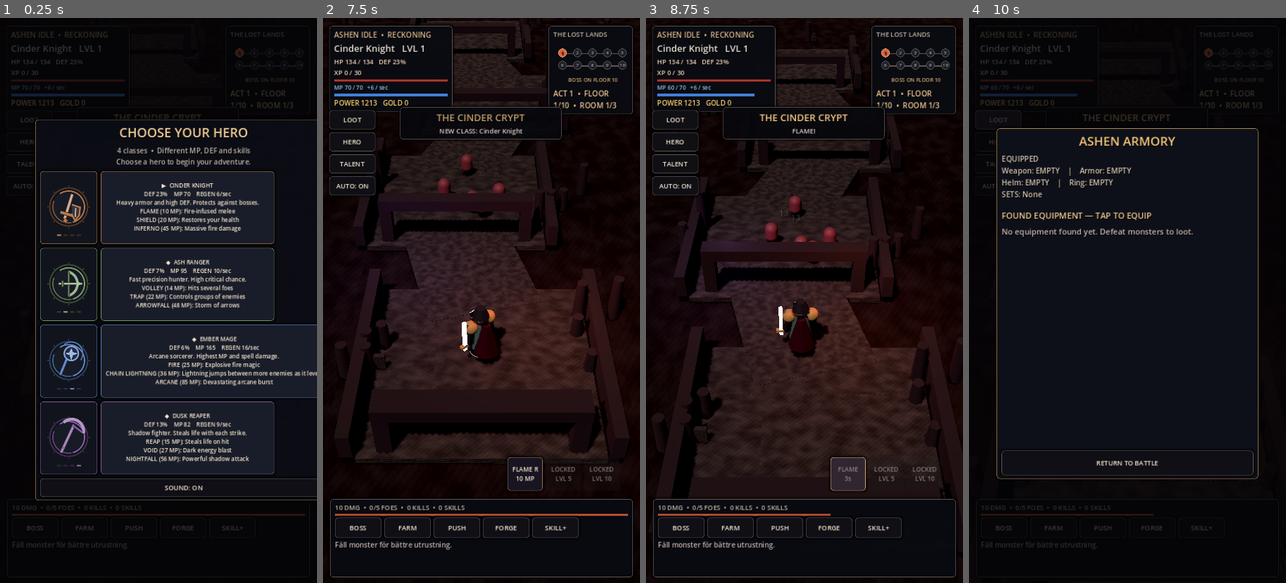
Above: before the commit, frames 1-4 (left to right).
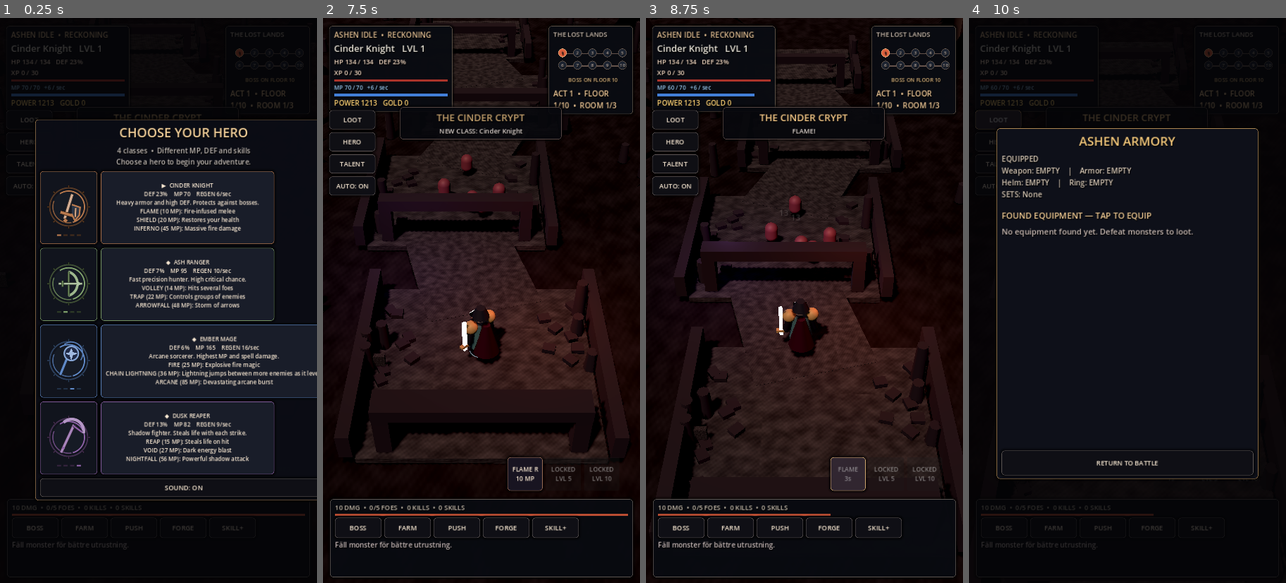
Above: after the commit, the same moments.

Repository: bananofil-wq/AshenIdle
Game: Godot game, scene res://scenes/main.tscn
Two runs of this game, one before a commit and one after it. Both use one fixed random seed, a clock stepped at 60 frames per second and the inputs below.
Inputs:
- Up to frame 1 (0.25 s): no input
- Up to frame 2 (7.5 s): click "LOOT" at 0.5 s; click "HERO" at 1.25 s; click "TALENT" at 2 s; click "AUTO: ON" at 2.75 s; click "BOSS" at 3.5 s; click "FARM" at 4.25 s; click "PUSH" at 5 s; click "FORGE" at 5.75 s; click "SKILL+" at 6.5 s; click "▶ CINDER KNIGHT DEF 23% MP 70…" at 7.25 s
- Up to frame 3 (8.75 s): click "FLAME R1 10 MP" at 8 s
- Up to frame 4 (10 s): click "LOOT" at 8.75 s; click "HERO" at 9.5 s

The runs differ from the first frame. In frame 2, 0.6% of the frame differs, in the area x 7-100%, y 0-68%; in frame 3, 0.7%, in the area x 0-100%, y 0-83%; in frame 4, less than 0.1%.

Commit message:
Build visible 3D mountain ridge meshes, branched trees, roots and dense per-room ground details

Diff:
--- a/scripts/dungeon_builder.gd
+++ b/scripts/dungeon_builder.gd
@@ -73,18 +73,88 @@
         _block(parent, center + Vector3(sign * 3.90, 1.10, 0), Vector3(0.65, 2.2, 0.75), stone)
     _block(parent, center + Vector3(0, 2.36, 0), Vector3(8.45, 0.60, 0.90), stone)
 
+func _mountain(parent: Node3D, at: Vector3, height: float, width: float) -> void:
+    # A real faceted mountain mesh with layered slopes and a broken summit.
+    # Unlike placing boxes, its silhouette and cliff faces read at camera distance.
+    var stone := _solid(Color("a5a9ad") if current_theme == 1 else Color("736277") if current_theme == 3 else Color("6c5b55"))
+    stone.vertex_color_use_as_albedo = true
+    var builder := SurfaceTool.new()
+    builder.begin(Mesh.PRIMITIVE_TRIANGLES)
+    var sides: int = 9
+    var ridge: Array = []
+    for i in range(sides):
+        ridge.append(randomizer.randf_range(0.72, 1.16))
+    for tier in range(3):
+        var bottom_h: float = float(tier) / 3.0 * height
+        var top_h: float = float(tier + 1) / 3.0 * height
+        var bottom_scale: float = [1.0, 0.64, 0.32][tier]
+        var top_scale: float = [0.64, 0.32, 0.035][tier]
+        for i in range(sides):
+            var angle0: float = TAU * float(i) / float(sides)
+            var angle1: float = TAU * float(i + 1) / float(sides)
+            var direction0 := Vector3(cos(angle0), 0, sin(angle0))
+            var direction1 := Vector3(cos(angle1), 0, sin(angle1))
+            var p0: Vector3 = direction0 * width * bottom_scale * float(ridge[i]) + Vector3(0, bottom_h, 0)
+            var p1: Vector3 = direction1 * width * bottom_scale * float(ridge[(i + 1) % sides]) + Vector3(0, bottom_h, 0)
+            var p2: Vector3 = direction0 * width * top_scale * float(ridge[i]) + Vector3(0, top_h, 0)
+            var p3: Vector3 = direction1 * width * top_scale * float(ridge[(i + 1) % sides]) + Vector3(0, top_h, 0)
+            var shade: float = randomizer.randf_range(0.57, 0.95)
+            var tone: Color = Color(shade, shade * 0.99, shade * 1.02)
+            if current_theme == 1 and tier == 2:
+                tone = Color("e0eef3") * randomizer.randf_range(0.85, 1.0)
+            for vertex in [p0, p2, p1, p1, p2, p3]:
+                builder.set_color(tone)
+                builder.add_vertex(vertex)
+    builder.generate_normals()
+    var model := MeshInstance3D.new()
+    model.mesh = builder.commit()
+    model.material_override = stone
+    model.position = at
+    parent.add_child(model)
+
+func _ground_details(parent: Node3D, center: Vector3) -> void:
+    # Rocks, roots, fallen trunks and crystals hug path edges without blocking it.
+    var earth := _solid(Color("463c39") if current_theme == 2 else Color("51505a"))
+    for i in range(17):
+        var side: float = -1.0 if i % 2 == 0 else 1.0
+        var p: Vector3 = center + Vector3(side * randomizer.randf_range(3.0, 4.7), 0, randomizer.randf_range(-4.2, 4.2))
+        if current_theme == 2:
+            var log := _block(parent, p + Vector3(0, 0.12, 0), Vector3(randomizer.randf_range(0.6, 1.5), 0.14, 0.21), earth)
+            log.rotation.y = randomizer.randf_range(-0.9, 0.9)
+            if i % 3 == 0:
+                _tree(parent, p + Vector3(side * 1.2, 0, 0))
+        elif current_theme == 1:
+            _spike(parent, p, randomizer.randf_range(0.3, 1.1), 0.18, accent_material if i % 3 == 0 else rock_material)
+        elif current_theme == 4:
+            _mountain(parent, p, randomizer.randf_range(0.55, 1.5), randomizer.randf_range(0.35, 0.8))
+        else:
+            var rubble := _block(parent, p + Vector3(0, 0.10, 0), Vector3(0.48, 0.22, 0.58), rock_material)
+            rubble.rotation.y = randomizer.randf_range(0.0, TAU)
+
 func _tree(parent: Node3D, at: Vector3) -> void:
-    var bark := _solid(Color("30251e"))
-    var leaves := _solid(Color("243b2b") if current_theme == 2 else Color("394753"))
-    _column(parent, at, 2.5 + randomizer.randf(), 0.19, bark, 7)
-    var foliage := SphereMesh.new()
-    foliage.radius = 1.12
-    foliage.height = 2.1
-    var crown := MeshInstance3D.new()
-    crown.mesh = foliage
-    crown.material_override = leaves
-    crown.position = at + Vector3(0, 3.0, 0)
-    parent.add_child(crown)
+    # Multi-part trunk and irregular foliage clusters: these look like trees,
+    # not cylinders with a single oversized green sphere.
+    var bark := _solid(Color("392c25") if current_theme == 2 else Color("48515c"))
+    var trunk_height: float = 2.4 + randomizer.randf_range(0.25, 1.5)
+    _column(parent, at, trunk_height, 0.24, bark, 7)
+    for limb in range(4):
+        var angle: float = TAU * float(limb) / 4.0 + randomizer.randf_range(-0.32, 0.32)
+        var length: float = randomizer.randf_range(0.7, 1.3)
+        var branch := _block(parent, at + Vector3(cos(angle) * length * 0.35, trunk_height * 0.75, sin(angle) * length * 0.35), Vector3(0.16, 0.16, length), bark)
+        branch.rotation.y = angle
+        branch.rotation.x = randomizer.randf_range(-0.27, 0.27)
+    var foliage_color := _solid(Color("284630") if current_theme == 2 else Color("547582"))
+    for cluster in range(6):
+        var angle: float = TAU * float(cluster) / 6.0
+        var leaf := MeshInstance3D.new()
+        var canopy := SphereMesh.new()
+        canopy.radius = randomizer.randf_range(0.63, 0.93)
+        canopy.height = randomizer.randf_range(1.15, 1.8)
+        leaf.mesh = canopy
+        leaf.material_override = foliage_color
+        leaf.position = at + Vector3(cos(angle) * 0.73, trunk_height + randomizer.randf_range(0.2, 1.0), sin(angle) * 0.73)
+        leaf.scale = Vector3(1.0, randomizer.randf_range(0.75, 1.2), 1.0)
+        parent.add_child(leaf)
 
 func _feature(parent: Node3D, at: Vector3, side: int, variant: int) -> void:
     var h: float = randomizer.randf_range(1.0, 2.7)
@@ -95,7 +165,9 @@
             if variant % 3 == 0:
                 _block(parent, at + Vector3(0.50, 0.42, 0), Vector3(0.56, 0.82, 0.19), floor_material)
         1:
-            # Frost-blue crystalline caves.
+            # Tall jagged walls behind sharp ice formations.
+            if variant % 3 == 0:
+                _mountain(parent, at, h * 1.75, 1.65)
             for i in range(3):
                 _spike(parent, at + Vector3(float(i-1) * 0.4, 0, float(i % 2) * 0.24), h * (1.0 if i == 1 else 0.64), 0.32, accent_material if i == 1 else rock_material)
         2:
@@ -109,7 +181,9 @@
             _column(parent, at, h * 1.20, 0.41, rock_material, 4)
             _block(parent, at + Vector3(0, h * 0.8, 0.21), Vector3(0.17, 0.58, 0.07), accent_material)
         4:
-            # Basalt shards in rivers of magma.
+            # Lava cliffs, black rock ridges and volcanic spires.
+            if variant % 2 == 0:
+                _mountain(parent, at, h * 2.2, 1.5)
             _spike(parent, at, h * 1.2, 0.48, rock_material)
             _block(parent, at + Vector3(float(side) * 0.36, 0.02, 0.44), Vector3(0.82, 0.035, 1.05), accent_material)
 
@@ -207,6 +281,7 @@
                 var wall: Vector3 = p + Vector3(side * 5.4, 0.7, 0)
                 _block(room, wall, Vector3(0.55, 1.3 if current_theme != 1 else 0.72, 10.3), rock_material)
         _decorate(room, p, i + (current_stage % 10))
+        _ground_details(room, p)
         if i > 0:
             _connect(room, walk_points[i-1] + Vector3(0, 0, -4.3), p + Vector3(0, 0, 4.3), 5.9, floor_material)
         if i == 3 and current_stage % 10 == 0:
@@ -221,7 +296,7 @@
     var wilderness := Node3D.new()
     wilderness.name = "ExteriorLandscape"
     add_child(wilderness)
-    for i in range(65):
+    for i in range(44):
         var z: float = randomizer.randf_range(-47.0, 12.0)
         var x: float = randomizer.randf_range(-18.0, 18.0)
         var close_to_route := false
@@ -232,6 +307,20 @@
         if close_to_route:
             continue
         _feature(wilderness, Vector3(x, -0.32, z), 1 if x > 0 else -1, i)
+    # Silhouettes of large ridgelines occupy the distance: mountains are actual
+    # 3D geometry, with height, slope and light catching the cliff faces.
+    var far_ridges := Node3D.new()
+    far_ridges.name = "MountainHorizon"
+    add_child(far_ridges)
+    for side in [-1.0, 1.0]:
+        for r in range(8):
+            var z: float = 8.0 - float(r) * 8.4
+            var x: float = side * randomizer.randf_range(11.2, 19.5)
+            if current_theme == 2:
+                _tree(far_ridges, Vector3(x, -0.26, z))
+                _tree(far_ridges, Vector3(x + side * 2.0, -0.26, z - 0.8))
+            else:
+                _mountain(far_ridges, Vector3(x, -0.35, z), randomizer.randf_range(4.5, 9.3), randomizer.randf_range(3.0, 5.5))
     # A directional entry gate makes forward traversal explicit.
     var entrance := Node3D.new()
     entrance.name = "EntranceGate"
